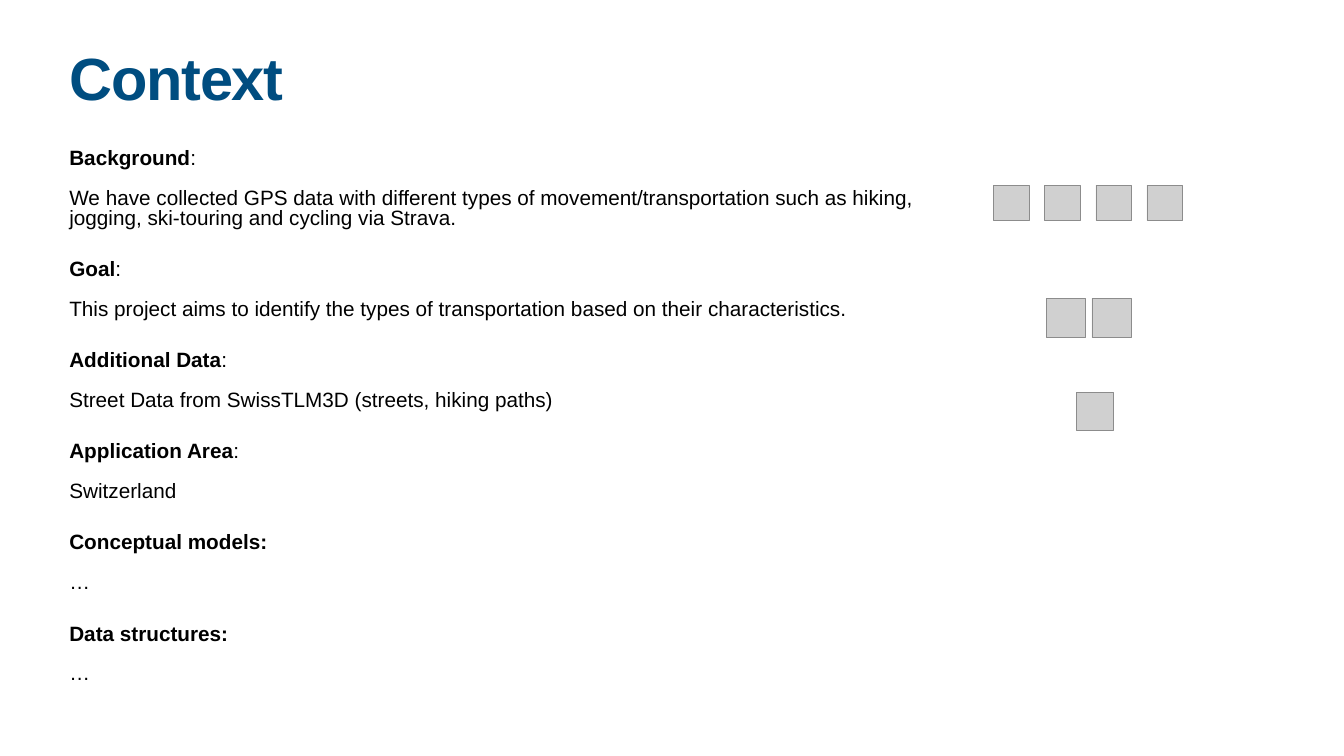
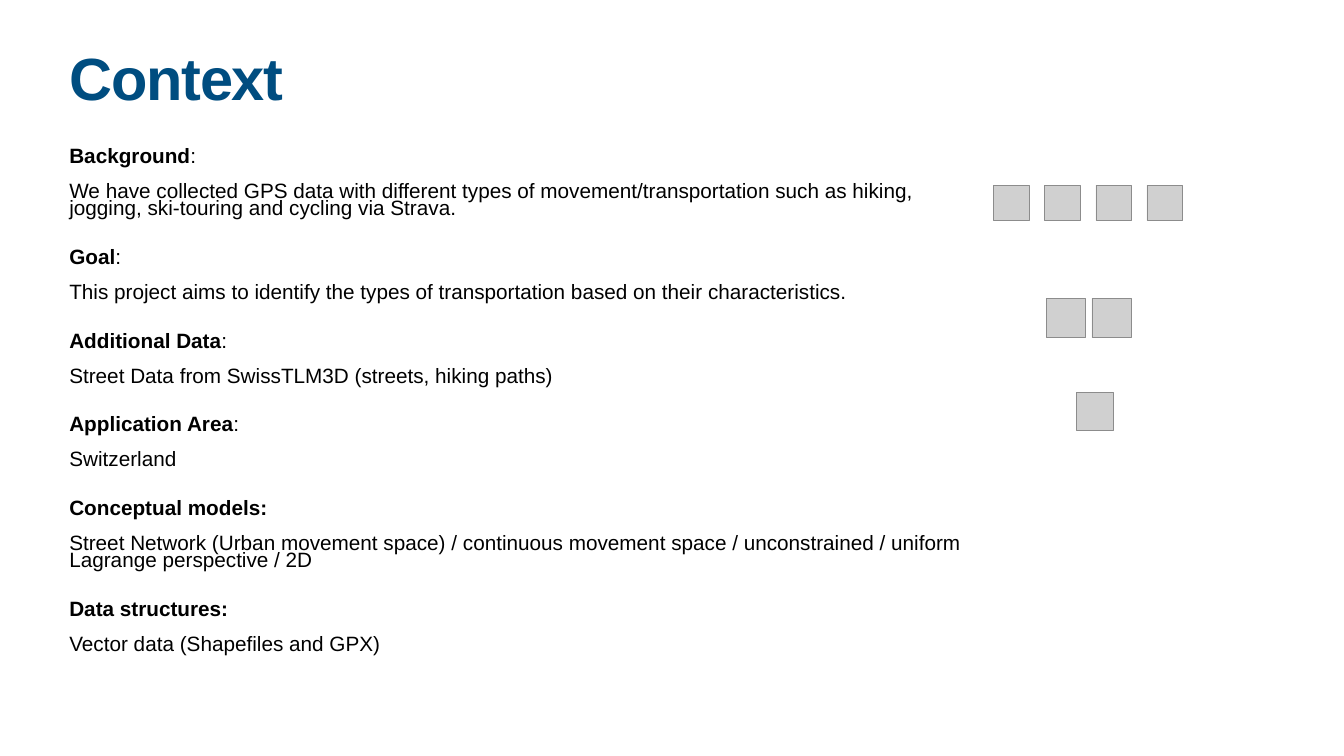
Before and after one commit to jonglr/GEO880-Project, a slide deck: slide 2 of Presentation.pptx. Drawn at 1344x756 pixels with LibreOffice and Linux fonts; fonts in the diff are those of the drawing; grey boxes stand for pictures. Boxes give left, top, right and bottom in pixels: in the first picture for what was removed or moved away, otherwise in the second. Text is boxed around its words. In the diff, an @@ line names an element or a change of style, - is before the commit and + after.

```diff
--- a/Presentation.pptx
+++ b/Presentation.pptx
@@ text at (x1=69, y1=148, x2=912, y2=467): line spacing 0.8 to 0.7 @@
@@ text at (x1=69, y1=500, x2=960, y2=656): text changed; bold off @@
-Conceptual models:
-…
-Data structures:
-…
+Conceptual models:
+Street Network (Urban movement space) / continuous movement space / unconstrained / uniform Lagrange perspective / 2D
+Data structures:
+Vector data (Shapefiles and GPX)
```
Also in this commit, not shown: 2 other slides changed, 2 slides removed.
